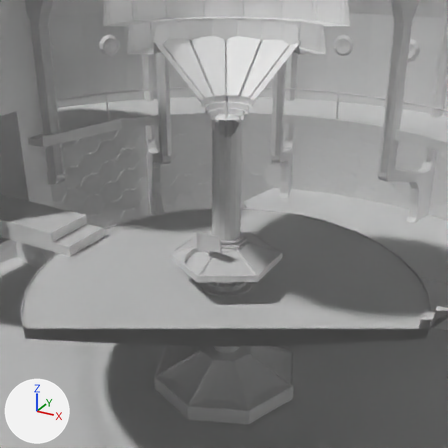
The OBJ model Models/Matt Smith Interior _ Redone.obj as it was, and as the next commit left it.
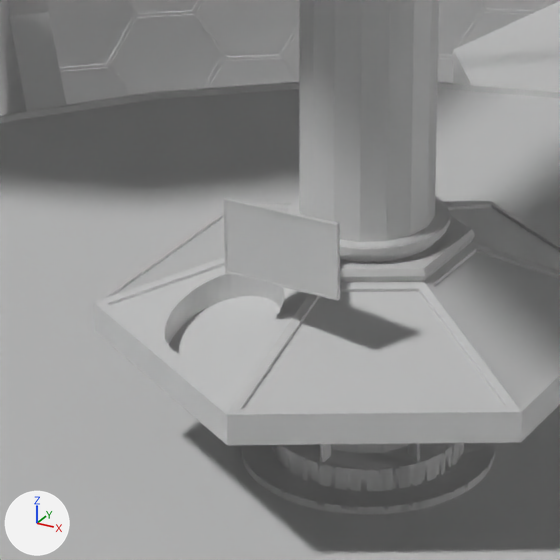
Each version is shown from a 50 mm lens placed at (16.15, -29.65, 18.81), pointed at (0.38, -0.98, 4.47), then close up on the part from 34% to 59% of the width and 43% to 68% of the height. The axes (+X, +Y, +Z) are drawn at lower left. The lights are the same throughout. Everything nearer to the camera than a plane just in front of the edit is cut away. Where no turn or scale is listed for an object, it has been applied to the vertices. Vertices at the same position are counted once.

Names of what the first close-up shows: 'Console_Support', 'Hexagon-One', 'Hexagon-Two', 'Main_Console', 'Pillars', 'Platform_1', 'Platform_2', 'Screen', 'Screen_Arm', 'Time_Rotor_Glass'.
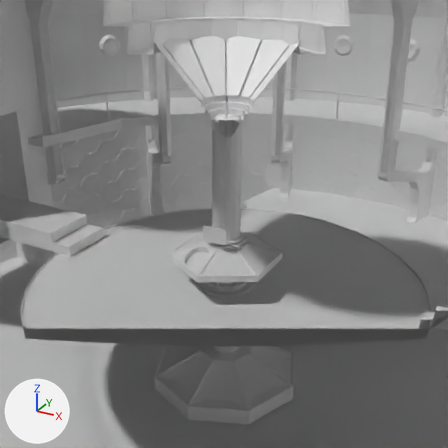
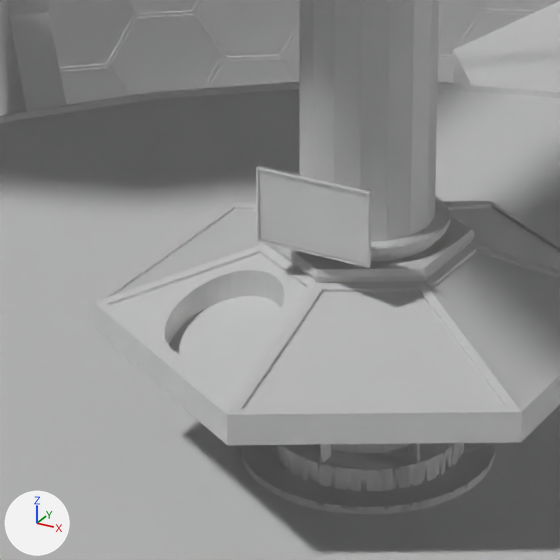
Edits to the bpy script that builds the scene:
```text
Change me_screen:
    where me_screen.from_pydata(...)  # 4 vertices, 2 faces; spans x -0.737..0.737, y -2.131, z 3.246..4.159
    used by ob_screen; location = (0.0, 0.0, 0.0)
    me_screen part 1: the whole mesh is moved by (0.0, 0.765, 0.1)
Change me_screen_arm:
    where me_screen_arm.from_pydata(...)  # 117 vertices, 170 faces; spans x -1.0..1.0, y -2.14..1.0, z 3.15..4.18
    used by ob_screen_arm; location = (0.0, 0.0, 0.0)
    verts and faces of me_screen_arm; kept vertices keep their numbers, new ones are numbered from 117
    before: 26 (0.49, -0.87, 3.21) at pixel (368, 255), 28 (0.3, -0.95, 3.21) at pixel (352, 254), 30 (0.1, -0.99, 3.15), 32 (-0.1, -0.99, 3.15), 34 (-0.3, -0.95, 3.21)
    before: 36 (-0.49, -0.87, 3.21), 62 (-0.1, -0.99, 3.29), 63 (0.1, -1.93, 3.74), 64 (0.1, -1.93, 3.6), 65 (-0.1, -1.93, 3.6)
    before: 66 (-0.1, -1.93, 3.74), 67 (0.51, -2.03, 3.91), 68 (0.51, -2.03, 3.49), 69 (-0.51, -2.03, 3.49), 70 (-0.51, -2.03, 3.91)
    before: 71 (0.76, -2.08, 4.18) at pixel (339, 223), 72 (0.76, -2.08, 3.22) at pixel (339, 298), 73 (-0.76, -2.08, 3.22), 74 (-0.76, -2.08, 4.18) at pixel (226, 196), 75 (0.74, -2.13, 4.16) at pixel (335, 226)
    before: 76 (0.74, -2.13, 3.25) at pixel (336, 297), 77 (-0.74, -2.13, 3.25) at pixel (226, 271), 78 (-0.74, -2.13, 4.16) at pixel (225, 200), 79 (0.76, -2.14, 4.18) at pixel (337, 225), 80 (0.76, -2.14, 3.22) at pixel (337, 300)
    before: 81 (-0.76, -2.14, 3.22) at pixel (224, 272), 82 (-0.76, -2.14, 4.18) at pixel (223, 198), 83 (0.74, -2.14, 4.16) at pixel (335, 226), 84 (0.74, -2.14, 3.25) at pixel (335, 298), 85 (-0.74, -2.14, 3.25) at pixel (226, 271)
    before: 86 (-0.74, -2.14, 4.16) at pixel (225, 200), 102 (0.1, -0.99, 3.29)
    me_screen_arm part 2
    add for i in [63, *range(66, 87)]: verts[i] += (0.0, 0.75, 0.1)
    add verts[30] = (0.1, -1.08, 3.21)  # moved
    add verts[32] = (-0.1, -1.08, 3.21)  # moved
    add verts[62] = (-0.1, -1.0, 3.29)  # moved
    add verts[102] = (0.1, -1.0, 3.29)  # moved
    add verts[64] = (0.1, -1.24, 3.66)  # moved
    add verts[65] = (-0.1, -1.24, 3.66)  # moved
    add faces += [(28, 32, 34), (26, 28, 36), (28, 30, 32), (28, 34, 36)]
```

What differs and where, as boxes (x1, y1, x2, y2) in the close-ups (560 x 560 px):
'Screen', mesh moved
    before: (226, 201, 336, 298)
    after: (259, 171, 367, 265)
'Screen_Arm', reshaped
    before: (223, 196, 450, 300)
    after: (256, 166, 450, 268)
part 2 of me_screen_arm, built on
    before: (223, 200, 365, 300)
    after: (256, 166, 371, 268)
